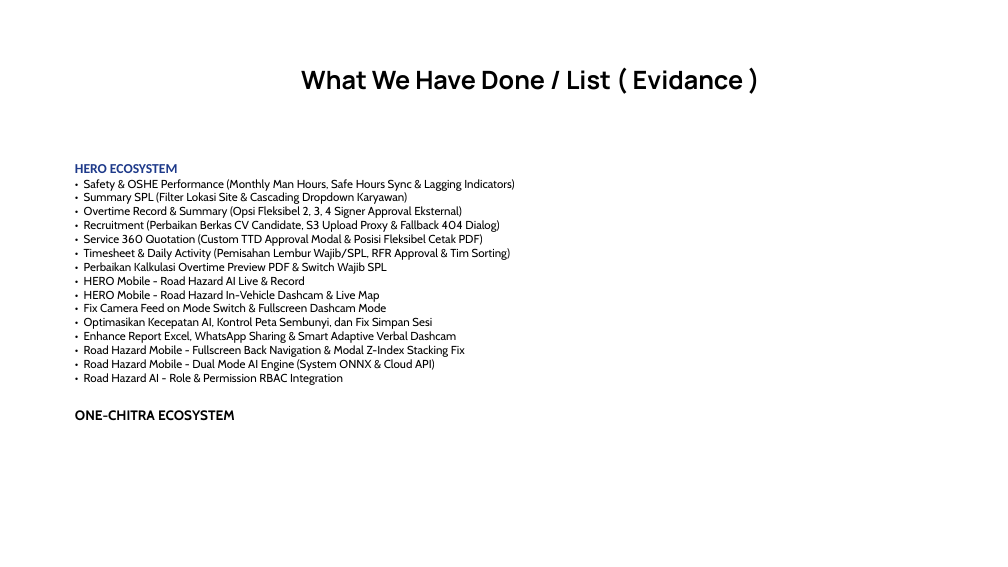
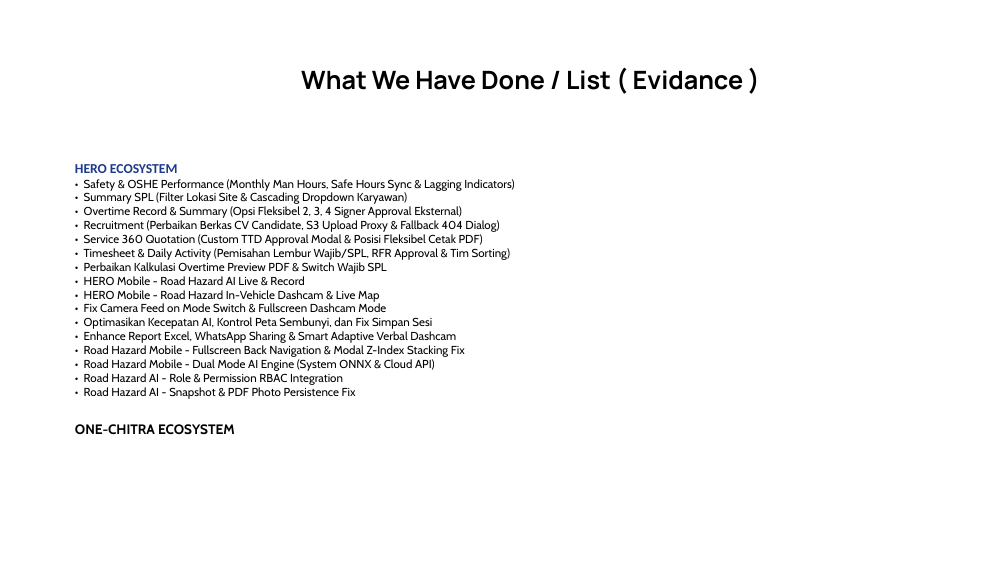
Before and after one commit to Annaskhadafi/hero, a slide deck: slide 4 of Monthly/MONTHLY NOVEMBER 2026 SDS.pptx. Drawn at 1008x567 pixels with LibreOffice and Linux fonts; fonts in the diff are those of the drawing; background and template pictures are left out. Boxes give left, top, right and bottom in pixels: in the first picture for what was removed or moved away, otherwise in the second. Text is boxed around its words. In the diff, an @@ line names an element or a change of style, - is before the commit and + after.

Commit message:
fix(road-hazard): resolve broken snapshot thumbnails, ensure persistent photo storage, and fix PDF image rendering

```diff
--- a/Monthly/MONTHLY NOVEMBER 2026 SDS.pptx
+++ b/Monthly/MONTHLY NOVEMBER 2026 SDS.pptx
@@ text at [84,387,356,399]: paragraph added @@
+• Road Hazard AI - Snapshot & PDF Photo Persistence Fix
```
Also in this commit, not shown: 1 slide added, 6 other files.
